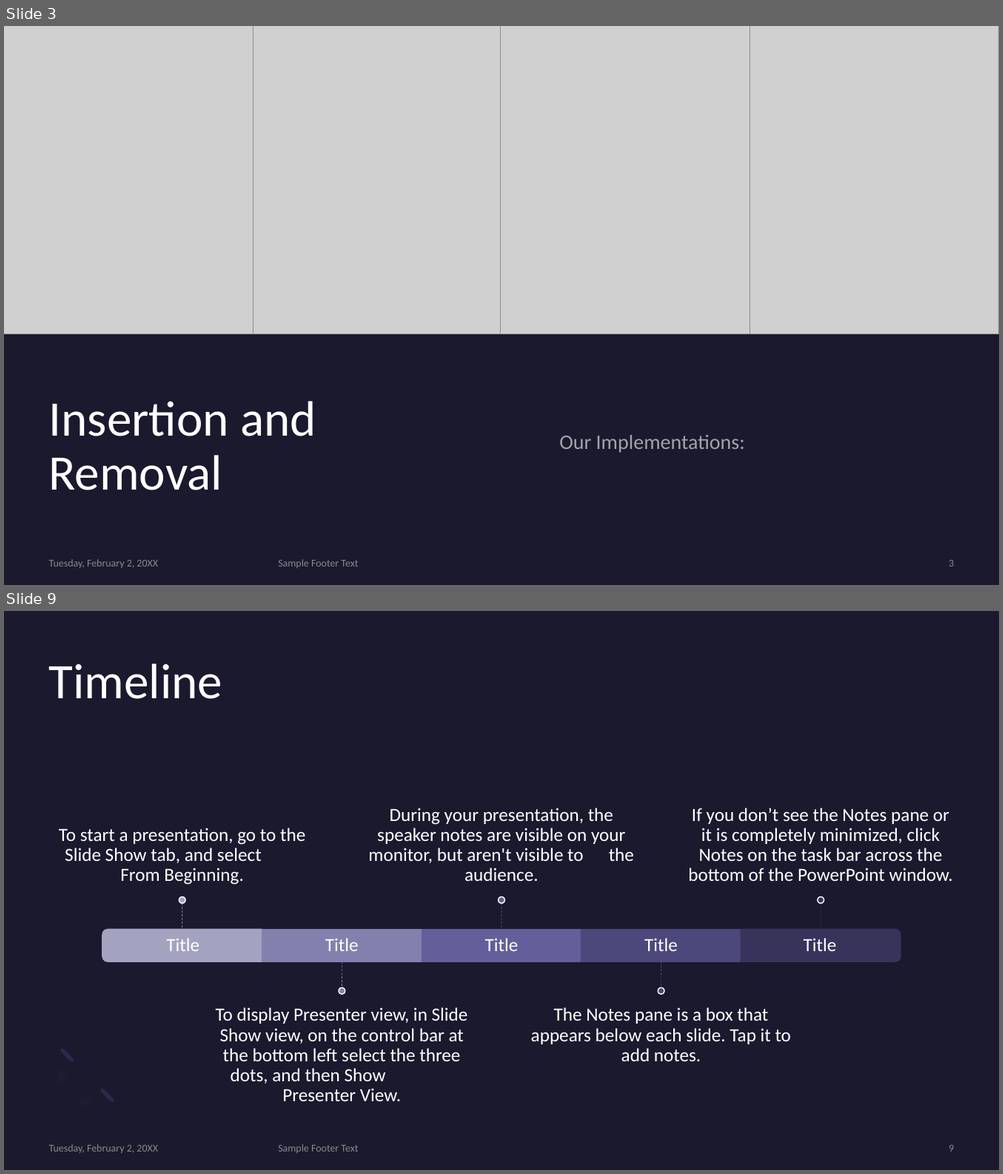
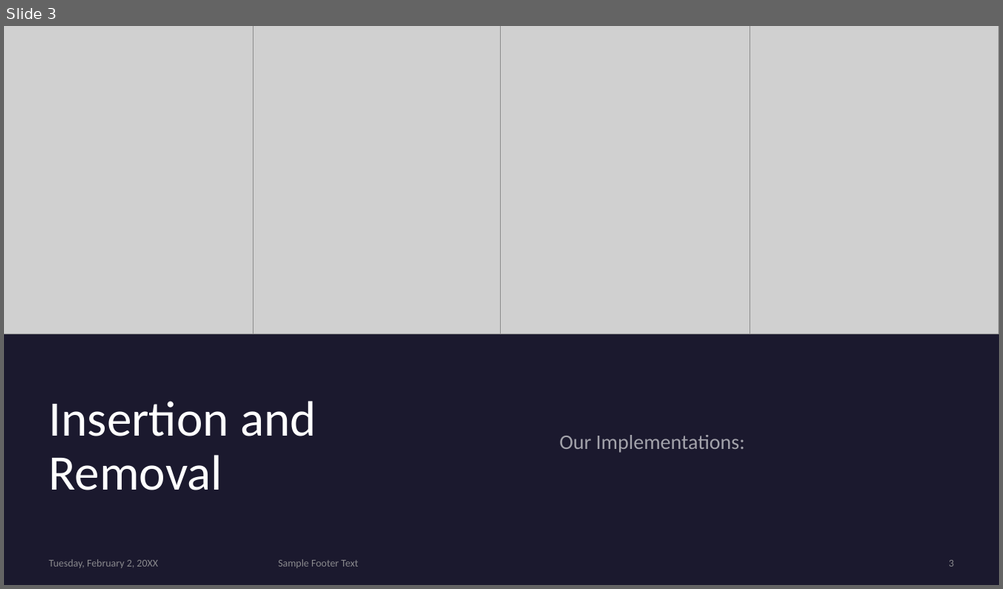
Before and after one commit to NoamBenS/Class-Projects, a slide deck: Heap-Presentation/Heap API and Logic.pptx. Shown one above the other, each under a label of ours: slides 3 and 9 before the commit, slide 3 after it; the slides between them are not shown. The pictures are 1003x1174 and 1003x589 pixels, drawn with LibreOffice and Linux fonts; fonts in the diff are those of the drawing; grey boxes stand for pictures. Boxes give left, top, right and bottom in pixels: in the first picture for what was removed or moved away, otherwise in the second. Text is boxed around its words. In the diff, an @@ line names an element or a change of style, - is before the commit and + after.

Commit message:
Updated Slideshow

```diff
--- a/Heap-Presentation/Heap API and Logic.pptx
+++ b/Heap-Presentation/Heap API and Logic.pptx
@@ slide 9 removed at [4,611,999,1170], background #1B192E @@
@@ title removed at [49,664,223,699] @@
-Timeline
@@ group removed at [59,808,953,1102]: 10 texts, 5 lines, 5 ellipses, 3 rectangles, 2 round same rects @@
-Title
-To start a presentation, go to the Slide Show tab, and select From Beginning.
-Title
-To display Presenter view, in Slide Show view, on the control bar at the bottom left select the three dots, and then Show Presenter View.
-Title
-During your presentation, the speaker notes are visible on your monitor, but aren't visible to the audience.
-Title
-The Notes pane is a box that appears below each slide. Tap it to add notes.
-Title
-If you don’t see the Notes pane or it is completely minimized, click Notes on the task bar across the bottom of the PowerPoint window.
@@ freeform shape removed at [34,1045,117,1129] @@
@@ ellipse removed at [59,1048,76,1064] @@
@@ ellipse removed at [99,1088,116,1105] @@
@@ text removed at [49,1145,158,1153] @@
-Tuesday, February 2, 20XX
@@ text removed at [278,1145,358,1153] @@
-Sample Footer Text
@@ page number removed at [948,1145,953,1152] @@
-9
```
Also in this commit, not shown: 2 slides changed, 2 slides added, 7 other slides removed.
